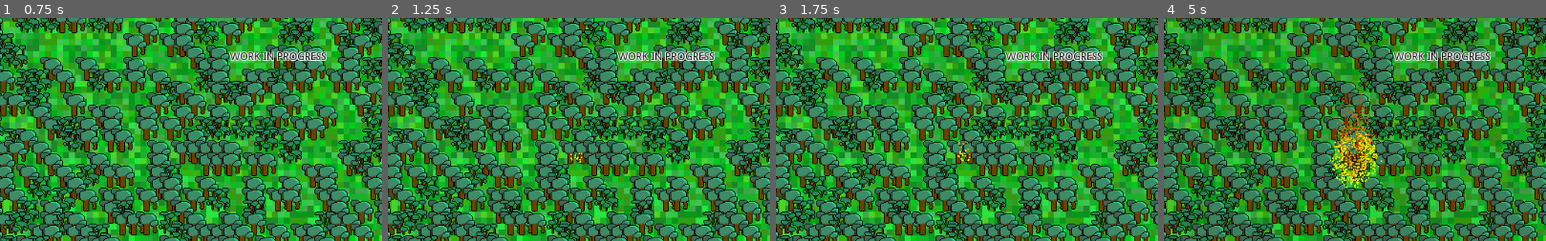
Above: before the commit, frames 1-4 (left to right).
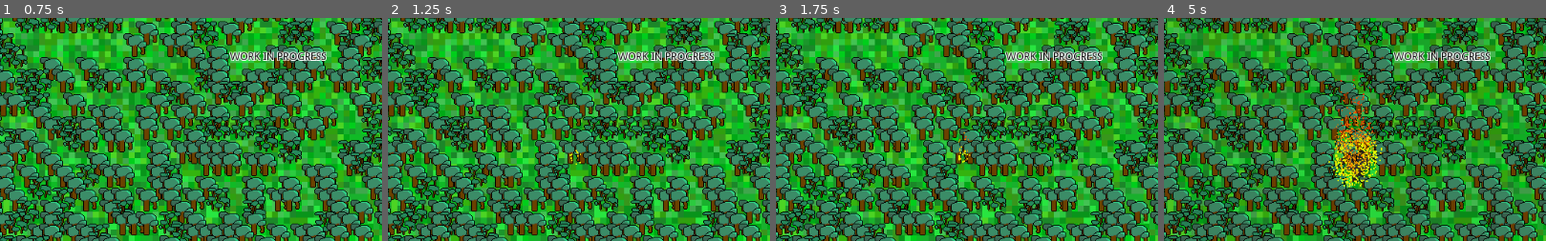
Above: after the commit, the same moments.

Repository: NuclearPhoenixx/Fire.EXE
Game: Godot game, scene res://main.tscn
The game is run twice, just before and just after one commit, with the same random seed, the same clock (stepped at 60 frames per second) and the same inputs.
Inputs:
- Up to frame 1 (0.75 s): tap Enter at 0.5 s
- Up to frame 2 (1.25 s): no input
- Up to frame 3 (1.75 s): tap Space at 1.25 s
- Up to frame 4 (5 s): tap Enter at 2 s
The pictures show only the part of the screen within x 14-64%, y 41-91%; the shares and areas given below are measured in that part.

Frame 1 is identical in both runs. In frame 2, less than 0.1% of the frame differs, in the area x 47-51%, y 58-66%; in frame 3, 0.2%; in frame 4, 2.7%, in the area x 43-58%, y 26-77%.

Commit message:
force fps

Diff:
--- a/project.godot
+++ b/project.godot
@@ -20,14 +20,17 @@
 
 [debug]
 
+settings/fps/force_fps=30
 gdscript/warnings/return_value_discarded=false
 
 [display]
 
 window/dpi/allow_hidpi=true
+window/vsync/use_vsync=false
 
 [physics]
 
+common/physics_fps=30
 common/enable_pause_aware_picking=true
 
 [rendering]
